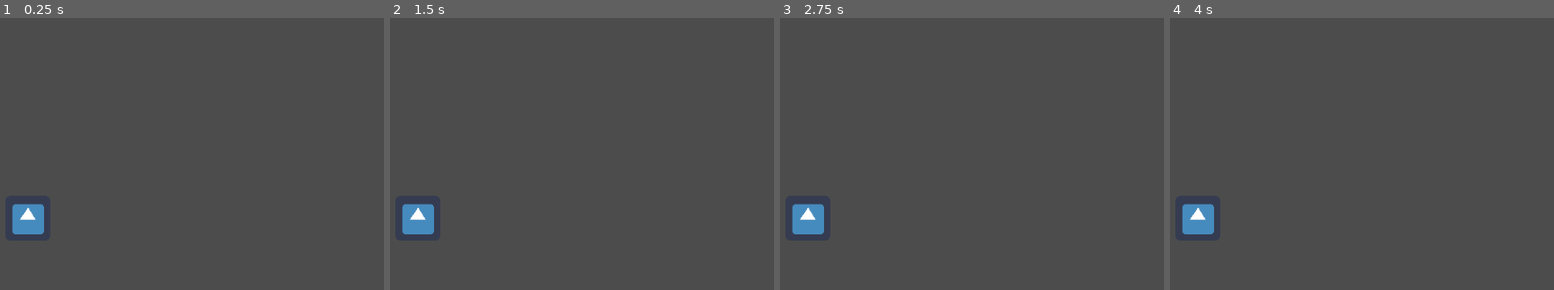
Above: before the commit, frames 1-4 (left to right).
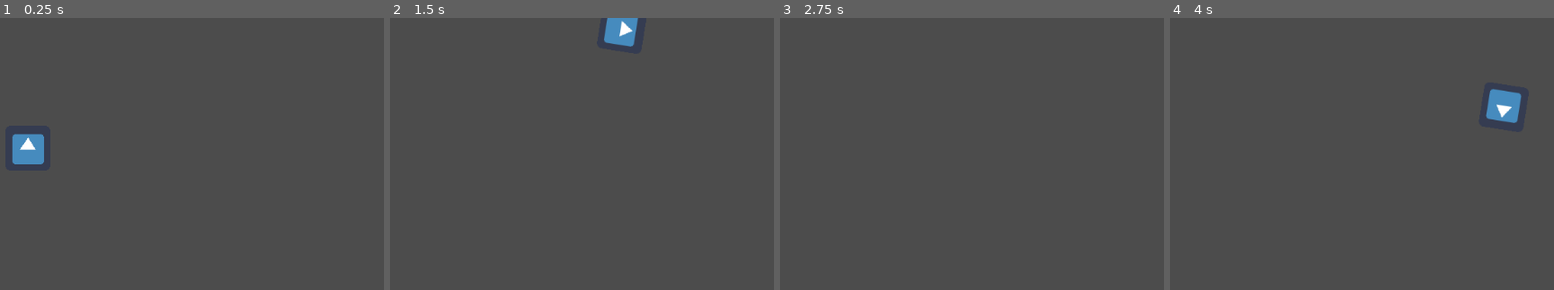
Above: after the commit, the same moments.

Repository: artnavsegda/gdnavsegda
Game: Godot game, scene res://Sprite.tscn
Same seed, same stepped clock (60 frames per second), same inputs: the game is played once before the commit and once after it. The engine's default icon, where the game draws it, is replaced by a stand-in: a white triangle on a blue panel in a dark square.
Inputs:
- Up to frame 1 (0.25 s): no input
- Up to frame 2 (1.5 s): hold Right (ui_right) 0.53-1.28 s; tap Enter at 1.25 s; hold Left (ui_left) from 1.28 s (still down)
- Up to frame 3 (2.75 s): release Left (ui_left) at 2.03 s; hold Right (ui_right) from 2.03 s (still down)
- Up to frame 4 (4 s): tap Space at 2.75 s; tap Enter at 3.5 s; release Right (ui_right) at 3.53 s; hold Left (ui_left) from 3.53 s (still down)

The runs differ from the first frame. In frame 1, 1.9% of the frame differs, in the area x 3-12%, y 42-80%; in frame 2, 1.7%; in frame 3, 0.9%; in frame 4, 1.9%, in the area x 3-92%, y 26-80%.

Commit message:
Update Sprite.gd

Diff:
--- a/code/Sprite.gd
+++ b/code/Sprite.gd
@@ -4,3 +4,14 @@
 
 func _init():
 	print("Hello, world!")
+
+func _process(delta):
+	var direction = 0
+	if Input.is_action_pressed("ui_left"):
+		direction = -1
+	if Input.is_action_pressed("ui_right"):
+		direction = 1
+
+	rotation += angular_speed * direction * delta
+	var velocity = Vector2.UP.rotated(rotation) * speed
+	position += velocity * delta
